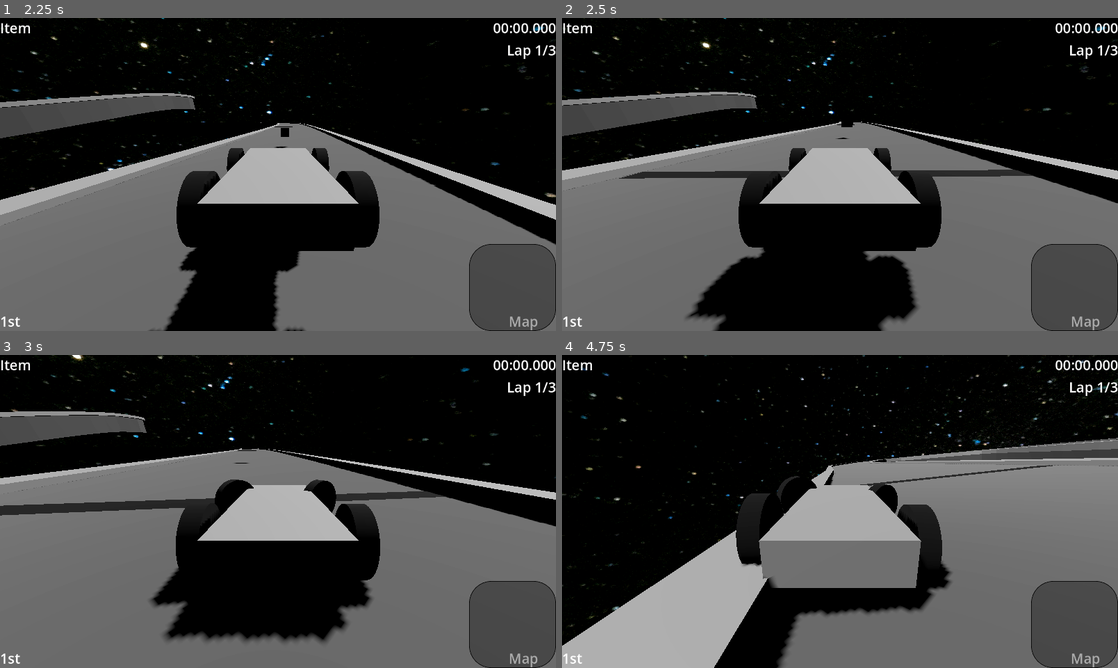
Above: before the commit, frames 1-4 (two rows, left to right).
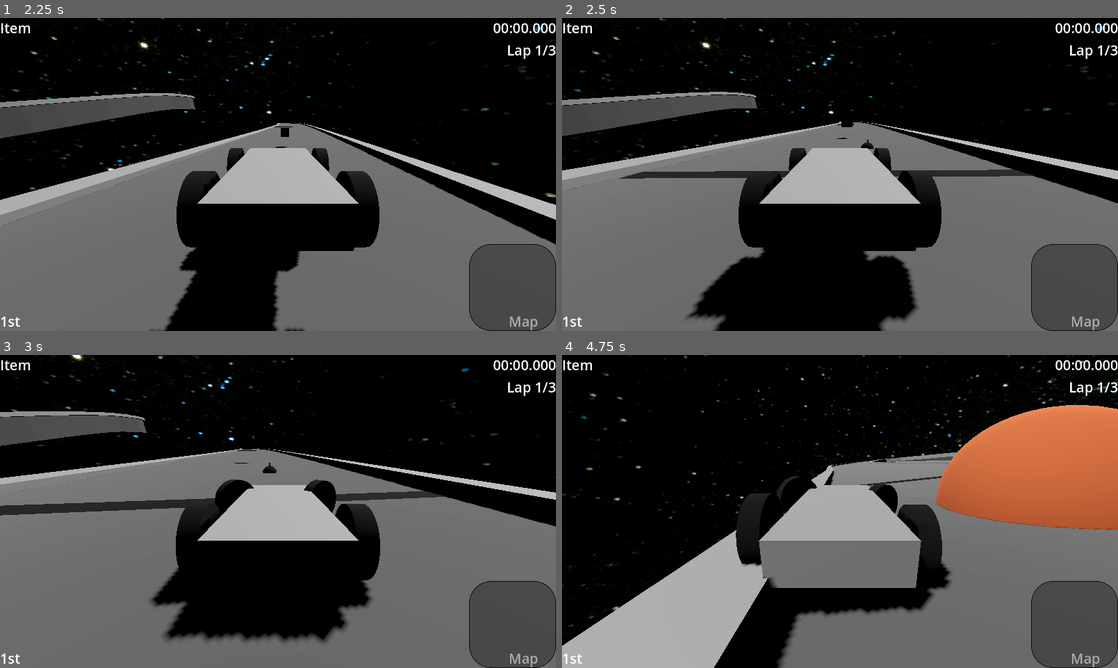
Above: after the commit, the same moments.

Repository: worcestertechnicalhighschool/kart-racer-origin
Game: Godot game, scene res://scenes/ui_scenes/menus/title_screen.tscn
The game is run twice, just before and just after one commit, with the same random seed, the same clock (stepped at 60 frames per second) and the same inputs.
Inputs:
- Up to frame 1 (2.25 s): click "Single Player" at 0.5 s; click "Single Player" at 1.25 s; click "curve_test" at 2 s
- Up to frame 2 (2.5 s): no input
- Up to frame 3 (3 s): hold D (right) from 2.78 s (still down); hold Shift (drift) from 2.78 s (still down)
- Up to frame 4 (4.75 s): release D (right) at 3.53 s; release Shift (drift) at 3.53 s; hold S (backward) 3.53-4.28 s; tap Shift (drift) at 3.6 s; hold D (right) from 4.28 s (still down); hold Shift (drift) from 4.28 s (still down)

Frame 1 is identical in both runs. In frame 2, less than 0.1% of the frame differs, in the area x 53-57%, y 38-42%; in frame 3, less than 0.1%; in frame 4, 10%, in the area x 67-100%, y 16-56%.

Commit message:
making a bomb

Diff:
--- a/scenes/map_scenes/curve_test.tscn
+++ b/scenes/map_scenes/curve_test.tscn
@@ -1,8 +1,9 @@
-[gd_scene load_steps=14 format=3 uid="uid://reojy8we20ey"]
+[gd_scene load_steps=15 format=3 uid="uid://reojy8we20ey"]
 
 [ext_resource type="PackedScene" uid="uid://dkuwcntbn4jl2" path="res://scenes/object_scenes/car.tscn" id="1_rflty"]
 [ext_resource type="Texture2D" uid="uid://b3jjiel6oe0xy" path="res://assets/images/skyboxes/skybox_finance.jpg" id="1_tl23f"]
 [ext_resource type="PackedScene" uid="uid://bgfoxm83j36w0" path="res://scenes/object_scenes/oil.tscn" id="3_85lhp"]
+[ext_resource type="PackedScene" uid="uid://bf3fqtxll42pt" path="res://scenes/object_scenes/bomb.tscn" id="4_uocss"]
 [ext_resource type="PackedScene" uid="uid://bl7yp56hkp8e6" path="res://scenes/object_scenes/item_box.tscn" id="5_vu073"]
 
 [sub_resource type="PanoramaSkyMaterial" id="PanoramaSkyMaterial_tl4ks"]
@@ -120,6 +121,10 @@
 [node name="Oil" parent="Obstacles" instance=ExtResource("3_85lhp")]
 transform = Transform3D(9, 0, 0, 0, 9, 0, 0, 0, 9, 323.1, 17.0421, 197.287)
 
+[node name="bomb" parent="Obstacles" instance=ExtResource("4_uocss")]
+transform = Transform3D(1, 0, 0, 0, 1, 0, 0, 0, 1, 351.363, 16.9246, 271.526)
+TTB = 1
+
 [node name="Start Line" type="RigidBody3D" parent="."]
 transform = Transform3D(0.924626, 0, 0.380877, 0, 1, 0, -0.380877, 0, 0.924626, 370.894, -0.0969887, 284.317)
 
--- /dev/null
+++ b/scenes/object_scenes/bomb.tscn
@@ -0,0 +1,50 @@
+[gd_scene load_steps=9 format=3 uid="uid://bf3fqtxll42pt"]
+
+[ext_resource type="Script" path="res://scripts/bomb.gd" id="1_f6s3l"]
+
+[sub_resource type="SphereShape3D" id="SphereShape3D_3ffxc"]
+
+[sub_resource type="SphereMesh" id="SphereMesh_so8qk"]
+
+[sub_resource type="StandardMaterial3D" id="StandardMaterial3D_pnt74"]
+albedo_color = Color(0.747437, 0.3471, 0.195822, 1)
+
+[sub_resource type="SphereMesh" id="SphereMesh_joq7p"]
+
+[sub_resource type="StandardMaterial3D" id="StandardMaterial3D_tlk1f"]
+albedo_color = Color(0, 0, 0, 1)
+
+[sub_resource type="CylinderMesh" id="CylinderMesh_3m2gw"]
+
+[sub_resource type="StandardMaterial3D" id="StandardMaterial3D_04qsb"]
+albedo_color = Color(0, 0, 0, 1)
+
+[node name="bomb" type="Area3D"]
+script = ExtResource("1_f6s3l")
+
+[node name="CollisionShape3D" type="CollisionShape3D" parent="."]
+transform = Transform3D(5, 0, 0, 0, 5, 0, 0, 0, 5, 0, 0, 0)
+shape = SubResource("SphereShape3D_3ffxc")
+
+[node name="Timer" type="Timer" parent="."]
+one_shot = true
+
+[node name="Explosion" type="MeshInstance3D" parent="."]
+transform = Transform3D(5, 0, 0, 0, 5, 0, 0, 0, 5, 0, 0, 0)
+visible = false
+mesh = SubResource("SphereMesh_so8qk")
+surface_material_override/0 = SubResource("StandardMaterial3D_pnt74")
+
+[node name="BombMesh" type="Node3D" parent="."]
+
+[node name="Bomb" type="MeshInstance3D" parent="BombMesh"]
+mesh = SubResource("SphereMesh_joq7p")
+skeleton = NodePath("../..")
+surface_material_override/0 = SubResource("StandardMaterial3D_tlk1f")
+
+[node name="Fuse" type="MeshInstance3D" parent="BombMesh"]
+transform = Transform3D(0.1, 0, 0, 0, 0.5, 0, 0, 0, 0.1, 0, 0.2, 0)
+mesh = SubResource("CylinderMesh_3m2gw")
+surface_material_override/0 = SubResource("StandardMaterial3D_04qsb")
+
+[connection signal="timeout" from="Timer" to="." method="_on_timer_timeout"]
--- /dev/null
+++ b/scripts/bomb.gd
@@ -0,0 +1,23 @@
+extends "res://scripts/trip.gd"
+@export var TTB = 5
+@export var BLAST_LENGTH = 5
+var exploded = false
+# Called when the node enters the scene tree for the first time.
+func _ready() -> void:
+	$Timer.start(TTB)
+
+
+# Called every frame. 'delta' is the elapsed time since the previous frame.
+func _process(delta: float) -> void:
+	pass
+
+
+func _on_timer_timeout() -> void:
+	if !exploded:
+		$BombMesh.visible = false
+		$CollisionShape3D.disabled = false
+		$Explosion.visible = true
+		$Timer.start(BLAST_LENGTH)
+		exploded = true
+	else:
+		queue_free()
--- a/scripts/trip.gd
+++ b/scripts/trip.gd
@@ -1,7 +1,4 @@
 extends Area3D
-
-@export var ONE_USE = true
-#@export var COOLDOWN = 5
 
 var hit = false
 
@@ -16,17 +13,10 @@
 
 
 func _on_body_entered(body: Node3D) -> void:
-		if body is VehicleBody3D or body is VehicleWheel3D:
-			hit = true
-			body.linear_velocity.z = 0
-			body.linear_velocity.x = 0
-			body.linear_velocity.y += 10
-
-		if ONE_USE:
-			queue_free()
-		#else:
-			#$Timer.new().start(COOLDOWN)
-			#
-#func _on_timer_timeout():
-	#print(1)
-	#hit = false
+	print(1)
+	if body is VehicleBody3D or body is VehicleWheel3D:
+		hit = true
+		body.linear_velocity.z = 0
+		body.linear_velocity.x = 0
+		body.linear_velocity.y += 10
+		queue_free()
Not shown, added: assets/sounds/music/coughlin/hvac/sng_hvac_alt_bbm.mp3.import
Not shown, added: assets/sounds/music/coughlin/painting/sng_painting_bbm.mp3.import
Not shown, added: assets/sounds/music/extra/sng_aku_bmm.mp3.import
Not shown, added: assets/sounds/music/itbs/finance/sng_finance_alt_bmm.mp3.import
Not shown, added: assets/sounds/music/itbs/finance/sng_finance_bmm.mp3.import
Not shown, added: assets/sounds/music/itbs/graphics/sng_graphics_bmm.mp3.import
Not shown, added: assets/sounds/music/sng_donut.mp3.import
Not shown: 1 places in scenes/object_scenes/car.tscn that only renumber resources
Not shown, added: assets/sounds/music/coughlin/hvac/sng_hvac_alt_bbm.mp3
Not shown, added: assets/sounds/music/coughlin/painting/sng_painting_bbm.mp3
Not shown, added: assets/sounds/music/extra/sng_aku_bmm.mp3
Not shown, added: assets/sounds/music/itbs/finance/sng_finance_alt_bmm.mp3
(and 3 more such lines)
